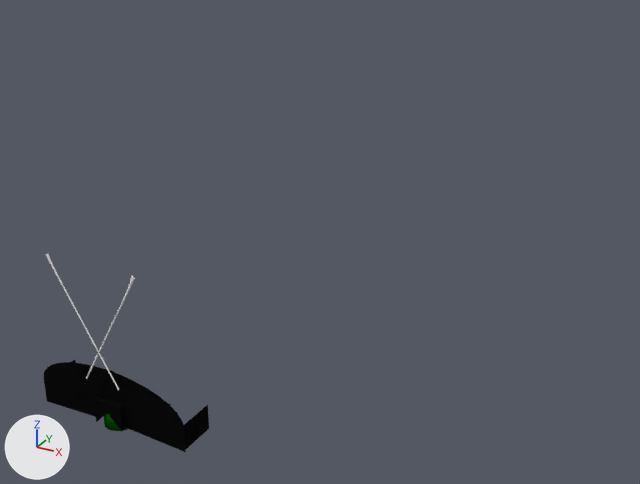
A saved change to the Blender file data/models/cockpit.blend.
One viewpoint serves both versions: a 50 mm camera at (11.3, -13.6, 9.1) aimed at (-0.8, 8.4, -1.9). The lights are fixed; the arrows at lower left show +X, +Y and +Z.

The older version as bpy lines, for what is in view:
```python
me_circle = bpy.data.meshes.new('Circle')
me_circle.from_pydata(...)  # 93 vertices, 54 faces, 1 loose edge; spans x -1.03..1.03, y -0.8..1.03, z -0.92..0.14
# faces by material slot: [20, 34]
me_circle.materials.append(mat_wood)  # its picture is missing
me_circle.materials.append(mat_blackplastic)  # black #0e0e0e
ob_circle = bpy.data.objects.new('Circle', me_circle)
ob_circle.location = (-0.03, -2.09, -1.29)
ob_circle.rotation_euler = (1.571, 0.0, 0.0)  # degrees (90, 0, 0)
ob_circle.scale = (-1.82, 0.748, 1.0)
```
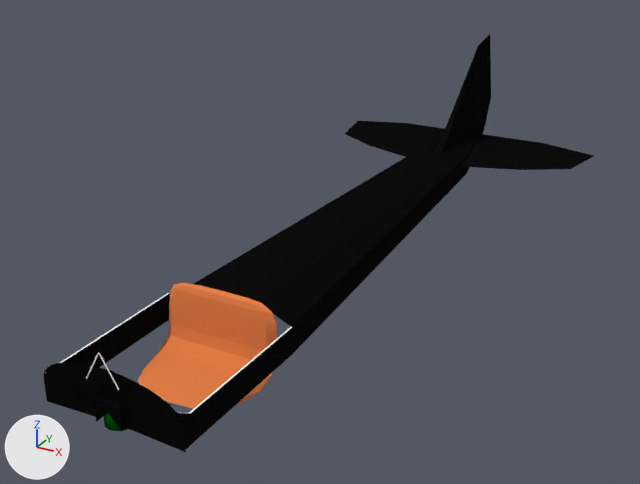
Where the newer file only moved an object's origin or applied its transform, the numbers keep the older frame.

Changed parts and their boxes [x1, y1, x2, y2] in the pictures (640 x 484 px):
'Circle', reshaped (232% wider, 351% taller): before [44, 360, 209, 452]; after [44, 34, 594, 452]
'Circle.005', added (orange): after [138, 283, 277, 409]
part 1 of me_circle, added (black): after [345, 121, 445, 157]
part 2 of me_circle, added (black): after [460, 134, 594, 170]
part 3 of me_circle, built on: before [44, 360, 209, 431]; after [44, 34, 491, 431]

Edits to the bpy script that builds the scene:
```text
Add mat_sseat:
    mat_sseat = diffuse_material('sseat')
    mat_sseat.base_color = (0.8, 0.222, 0.0676)  # orange #e7824a
Change me_circle:
    used by ob_circle; location = (-0.03, -2.09, -1.29); rotation_euler = (1.571, 0.0, 0.0), in degrees (90, 0, 0); scale = (-1.82, 0.748, 1.0)
    remove me_circle.from_pydata(...)  # 93 vertices, 54 faces, 1 loose edge; spans x -1.03..1.03, y -0.8..1.03, z -0.92..0.14
    add me_circle.from_pydata(...)  # 149 vertices, 109 faces, 2 loose edges; spans x -2.72..2.72, y -0.8..5.09, z -23.81..0.14
    me_circle part 1: a new loose piece of 13 vertices spanning x 0.16..2.72, y -0.2..0.11, z -21.7..-17.72, in mat_wood (its picture is missing)
    me_circle part 2: a new loose piece of 13 vertices spanning x -2.72..-0.17, y -0.2..0.11, z -21.7..-17.72, in mat_wood (its picture is missing)
    me_circle part 3
    2 vertices are removed from x -1.0..1.0, y 0.0, z -0.92..-0.88
    4 faces are deleted
    2 vertices move from x -1.0..1.0, y -0.8, z -0.92..-0.88 to x -1.0..1.0, y -0.8, z -4.32
    25 vertices are added at x -1.01..1.01, y -0.8..5.09, z -23.81..0.0
    7 new vertices lie (0.0, 0.0, -4.32) away from vertices in x -1.01..1.01, y 0.0..0.2, z 0.0
    1 loose edge is added
    20 new faces join them, mat_blackplastic (black #0e0e0e)
    4 new faces join them, mat_white (white #e7e7e7)
    7 new faces join them, mat_wood (its picture is missing)
    add me_circle.materials.append(mat_white)  # white #e7e7e7
Add me_circle_005:
    me_circle_005.from_pydata(...)  # 30 vertices, 28 faces; spans x -0.92..0.91, y -2.13..1.06, z -6.08..-2.58
    me_circle_005.materials.append(mat_sseat)  # orange #e7824a
Add ob_circle_005:
    ob_circle_005 = bpy.data.objects.new('Circle.005', me_circle_005)
    ob_circle_005.location = (-0.03, -3.95, -1.29)
    ob_circle_005.rotation_euler = (1.571, 0.0, 0.0)  # degrees (90, 0, 0)
    ob_circle_005.scale = (-1.82, 0.748, 1.0)
    _m = ob_circle_005.modifiers.new('Subsurf', 'SUBSURF')
    _m.render_levels = 1
```
